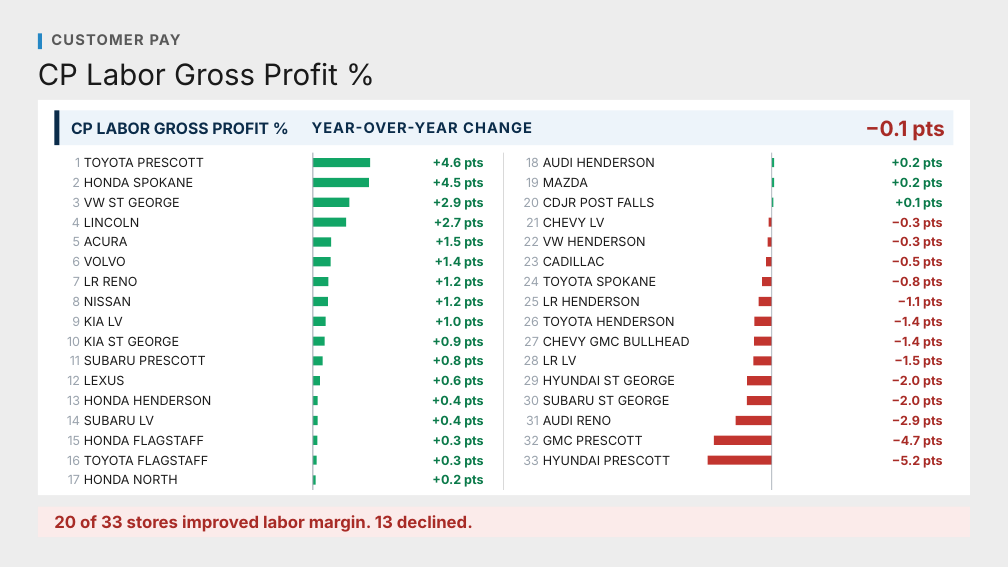
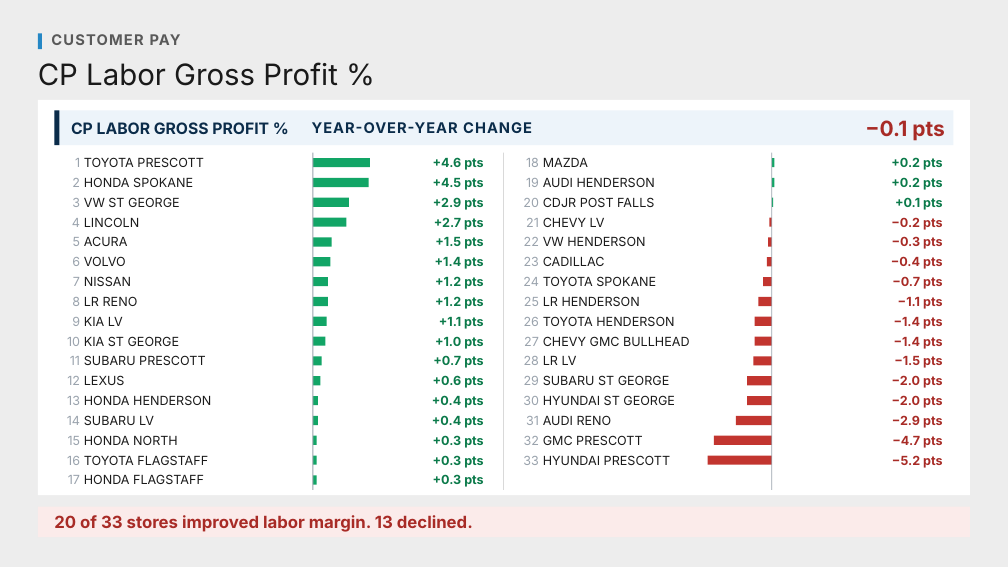
Before and after one commit to Ndresner/Noah, a slide deck: slide 79 of day2-deck/decks/Fixed Ops - Day 2 Example Test Deck.pptx. Drawn at 1008x567 pixels with LibreOffice and Linux fonts; fonts in the diff are those of the drawing. Boxes give left, top, right and bottom in pixels: in the first picture for what was removed or moved away, otherwise in the second. Text is boxed around its words. In the diff, an @@ line names an element or a change of style, - is before the commit and + after.

```diff
--- a/day2-deck/decks/Fixed Ops - Day 2 Example Test Deck.pptx
+++ b/day2-deck/decks/Fixed Ops - Day 2 Example Test Deck.pptx
@@ text "AUDI HENDERSON": place and size @@
-text "AUDI HENDERSON" at (543, 157, 655, 167)
+text "AUDI HENDERSON" at (543, 177, 655, 187)
@@ text "MAZDA": place and size @@
-text "MAZDA" at (543, 178, 588, 187)
+text "MAZDA" at (543, 158, 588, 167)
@@ text at (891, 256, 943, 269): text changed @@
-−0.5 pts
+−0.4 pts
@@ text "LR RENO": place and size @@
-text "LR RENO" at (84, 276, 138, 286)
+text "LR RENO" at (84, 296, 138, 306)
@@ text "NISSAN": place and size @@
-text "NISSAN" at (84, 296, 131, 306)
+text "NISSAN" at (84, 276, 131, 286)
@@ text at (892, 277, 943, 289): text changed @@
-−0.8 pts
+−0.7 pts
@@ text at (439, 317, 484, 329): text changed @@
-+1.0 pts
++1.1 pts
@@ text at (433, 355, 484, 368): text changed @@
-+0.8 pts
++0.7 pts
@@ text at (435, 336, 484, 349): text changed @@
-+0.9 pts
++1.0 pts
@@ text at (543, 375, 670, 385): text changed @@
-HYUNDAI ST GEORGE
+SUBARU ST GEORGE
@@ text at (543, 395, 675, 405): text changed @@
-SUBARU ST GEORGE
+HYUNDAI ST GEORGE
@@ text at (84, 435, 178, 445): text changed @@
-HONDA FLAGSTAFF
+HONDA NORTH
@@ text at (84, 474, 204, 484): text changed @@
-HONDA NORTH
+HONDA FLAGSTAFF
```
Also in this commit, not shown: 74 other slides changed, 52 other files.
